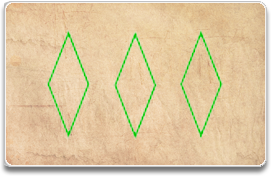
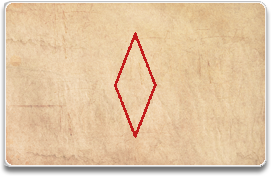
Layers edited between the first and the second 271 × 176 image:
removed layer "Layer 12" over [46, 29, 223, 140]
added layer "One Diamond" above "Two Diamonds" over [114, 32, 157, 138]
